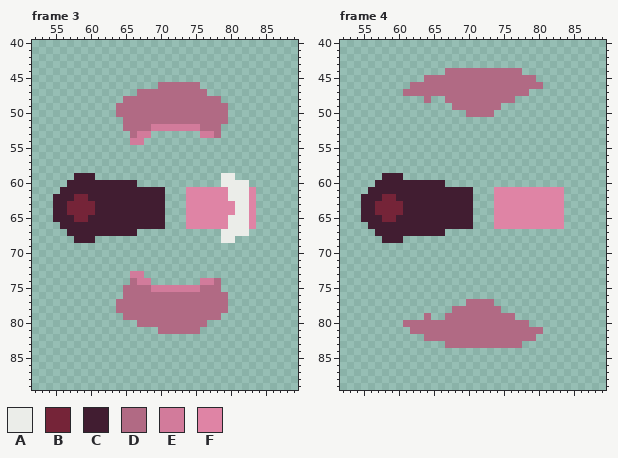
One commit to this pixel-art file: Weapons/Cannon/shoot_animation.aseprite. The picture above was drawn from the file before the commit.
128x128 pixels, 5 frames. Shown: frame 3: x 52..89, y 40..89; frame 4: x 52..89, y 40..89. The commit also changed other frames, which this record leaves out.
Palette (. is transparent): A #ebede9  B #752438  C #411d31  D #b16a84  E #d27b9b  F #df84a5
And afterwards:
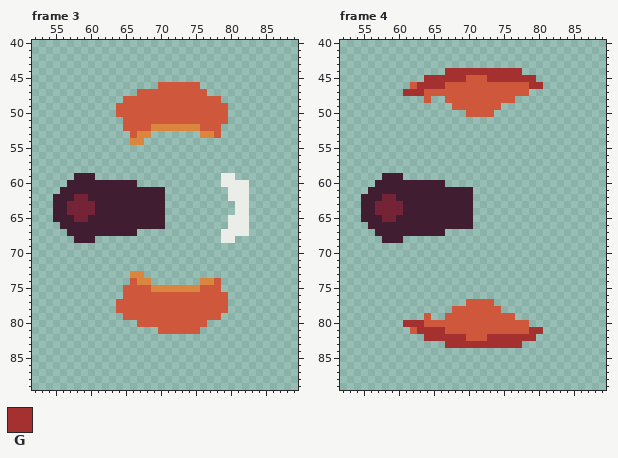
Colours new in this view: G #a53030
From old to new:
layer "Bullet" now hidden
Colour D changes from #b16a84 to #cf573c.
Colour E changes from #d27b9b to #da863e.
Frame 3:
Colour F is gone in rows 61 to 62 at x 74 to 79 and 83; in rows 63 to 64 at x 74 to 80 and 83; in rows 65 to 66 at x 74 to 79 and 83.
Frame 4:
Colour D gives way to colour G in row 44 at x 67 to 77; in row 45 at x 64 to 69 and 73 to 79; in row 46 at x 63 to 66 and 79 to 80; in row 47 at x 61 to 63; in row 80 at x 61 to 63; in row 81 at x 63 to 66 and 79 to 80.
Colour D gives way to colour G in row 82 at x 64 to 69 and 73 to 79; in row 83 at x 67 to 77.
Colour F is gone in rows 61 to 66 at x 74 to 83.
